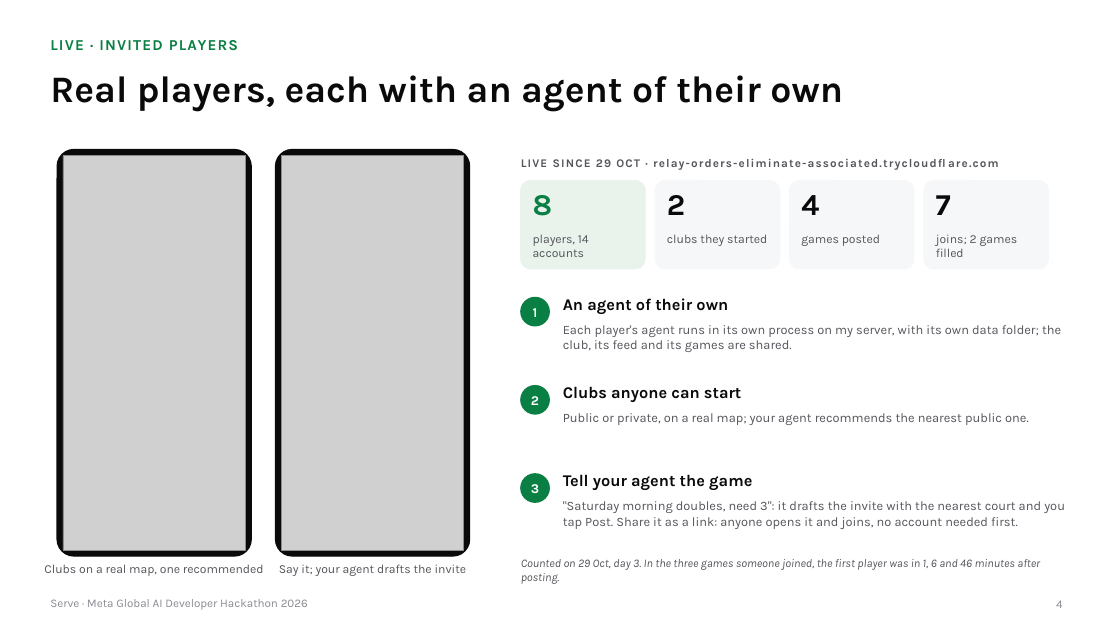
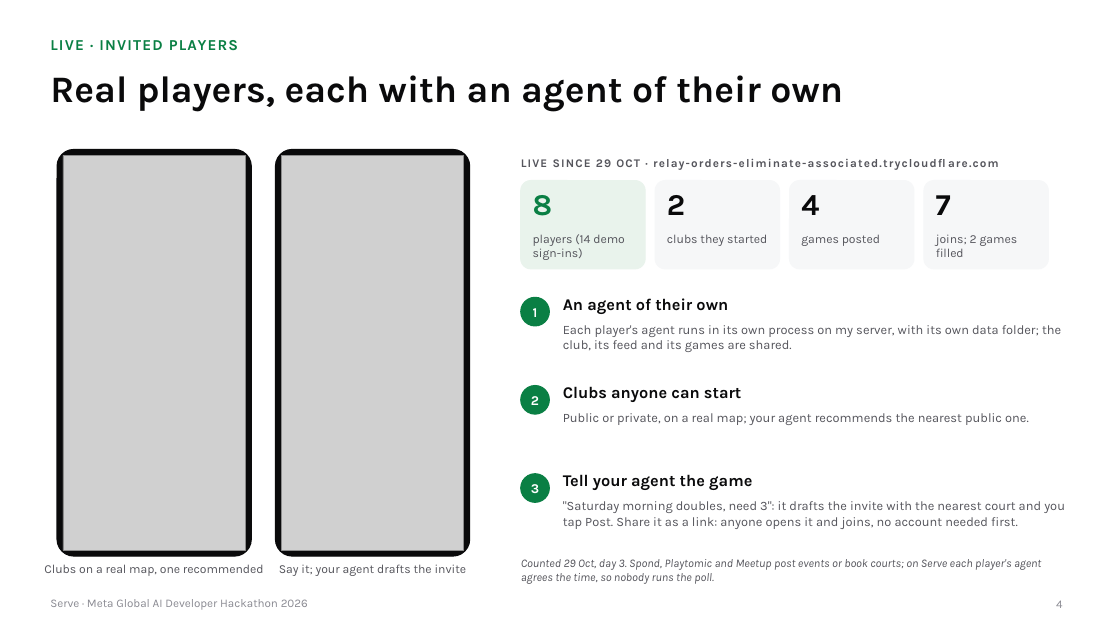
Before and after one commit to gino6178/serve-meta-hackathon, a slide deck: slide 4 of video/deck/Serve_Meta_deck.pptx. Drawn at 1120x630 pixels with LibreOffice and Linux fonts; fonts in the diff are those of the drawing; grey boxes stand for pictures. Boxes give left, top, right and bottom in pixels: in the first picture for what was removed or moved away, otherwise in the second. Text is boxed around its words. In the diff, an @@ line names an element or a change of style, - is before the commit and + after.

```diff
--- a/video/deck/Serve_Meta_deck.pptx
+++ b/video/deck/Serve_Meta_deck.pptx
@@ text at (533,234,625,260): text changed @@
-players, 14 accounts
+players (14 demo sign-ins)
@@ text at (521,559,1041,584): text changed @@
-Counted on 29 Oct, day 3. In the three games someone joined, the first player was in 1, 6 and 46 minutes after posting.
+Counted 29 Oct, day 3. Spond, Playtomic and Meetup post events or book courts; on Serve each player's agent agrees the time, so nobody runs the poll.
```
Also in this commit, not shown: 16 other slides changed, 2 slides added, 14 other files.
